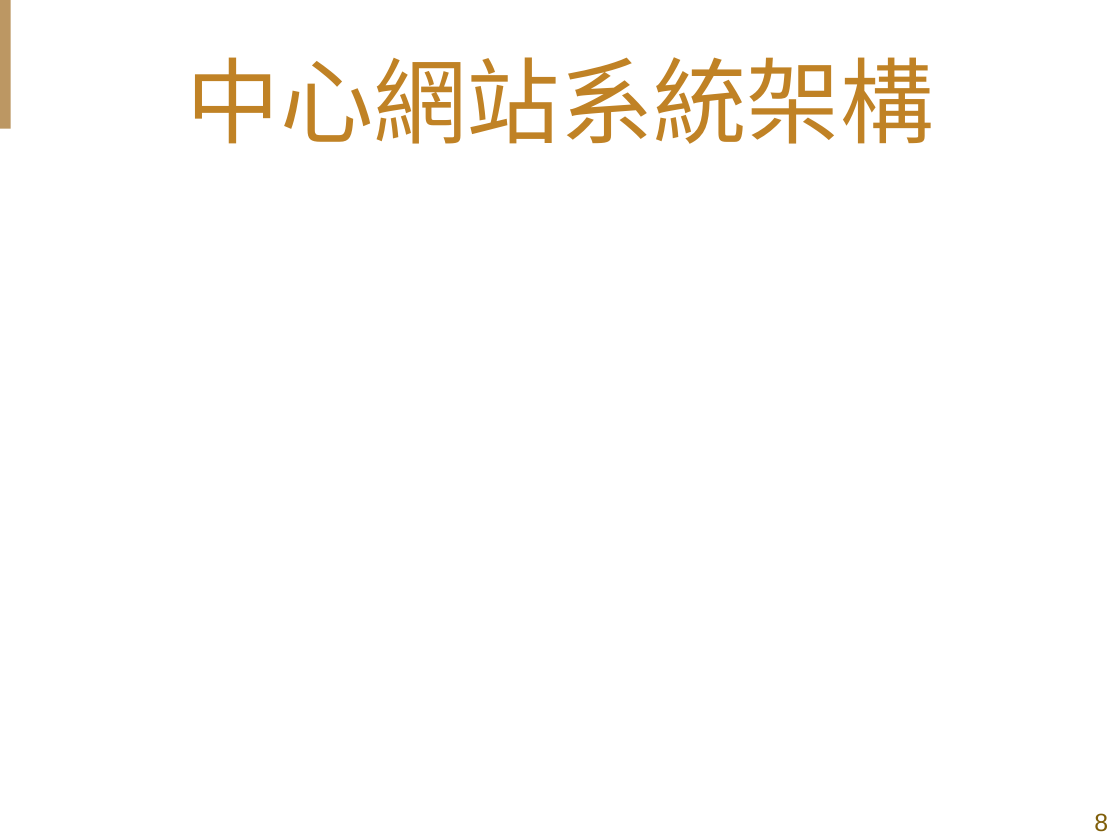
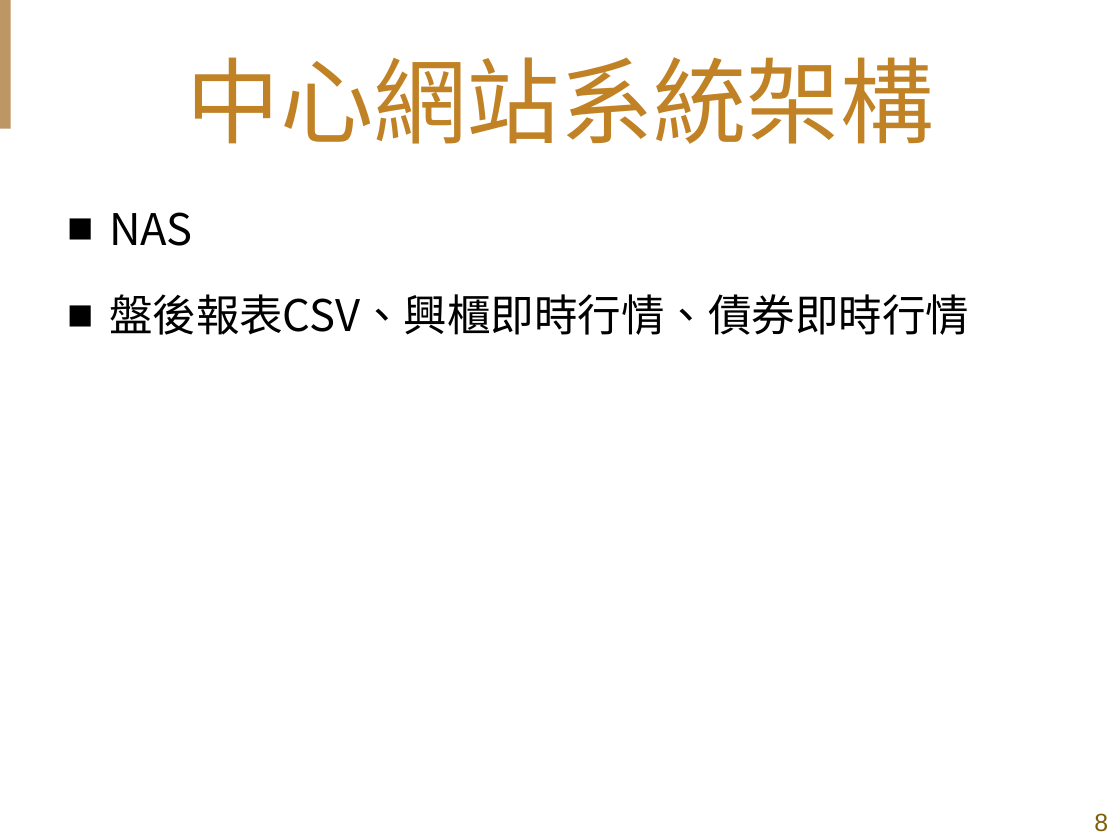
Before and after one commit to shih33/java_atguigu, a slide deck: slide 8 of 期末報告/期末簡報_施詠舜.pptx. Drawn at 1120x840 pixels with LibreOffice and Linux fonts; fonts in the diff are those of the drawing; background and template pictures are left out. Boxes give left, top, right and bottom in pixels: in the first picture for what was removed or moved away, otherwise in the second. Text is boxed around its words. In the diff, an @@ line names an element or a change of style, - is before the commit and + after.

```diff
--- a/期末報告/期末簡報_施詠舜.pptx
+++ b/期末報告/期末簡報_施詠舜.pptx
@@ text added at [109,212,969,335], 28 pt, text #000000 @@
+■ NAS
+■ 盤後報表CSV、興櫃即時行情、債券即時行情
```
Also in this commit, not shown: 2 other slides changed, 3 slides added, 1 other file.
